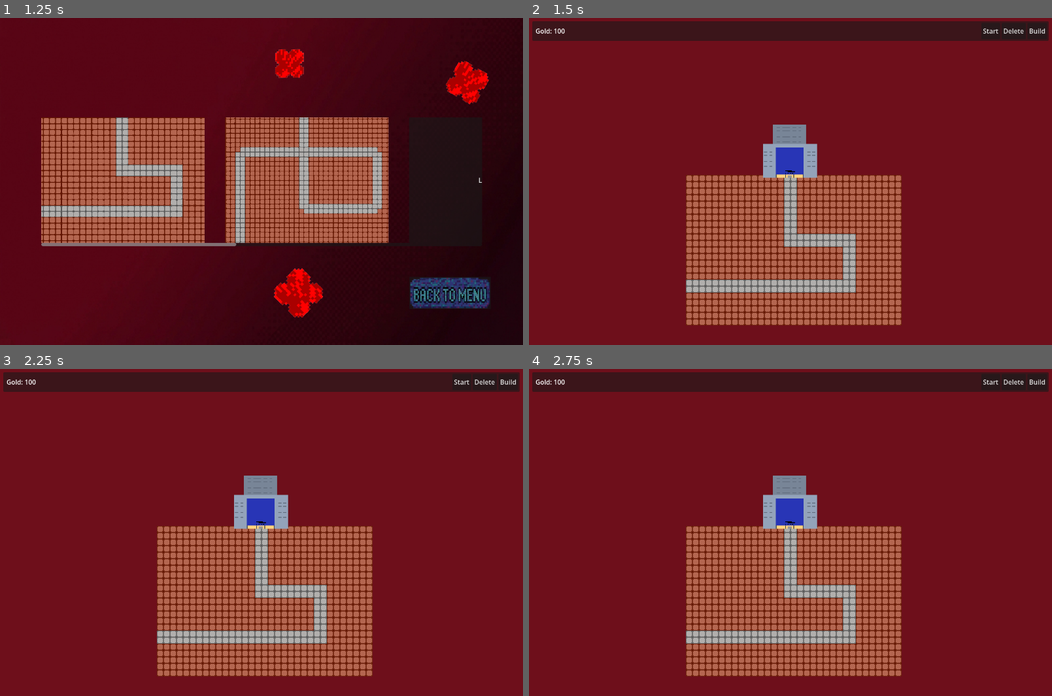
Above: before the commit, frames 1-4 (two rows, left to right).
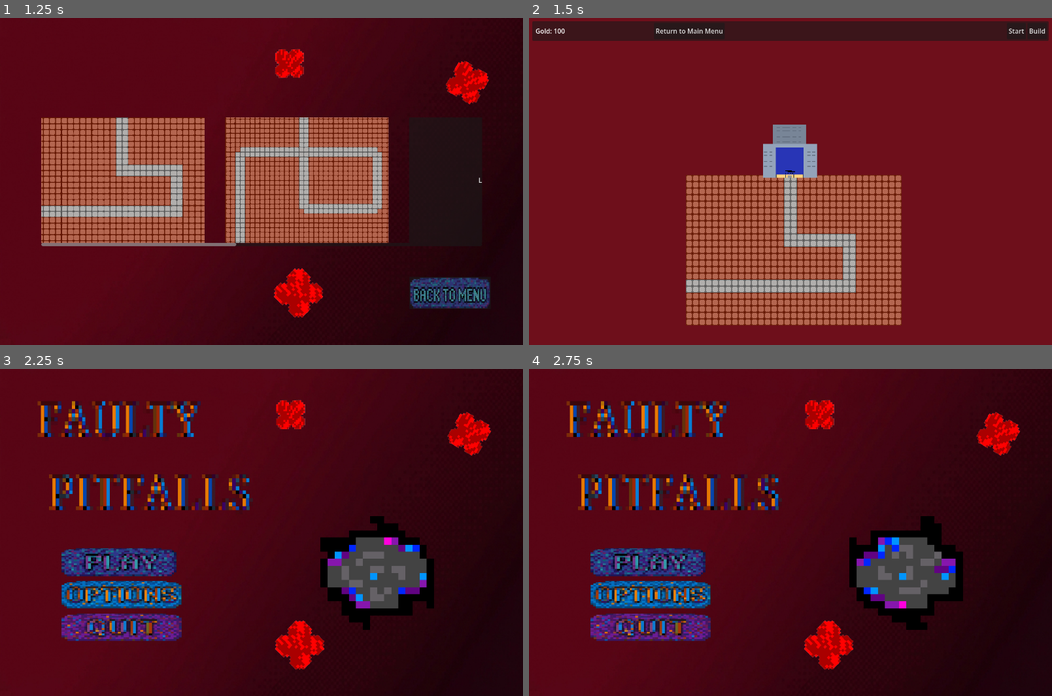
Above: after the commit, the same moments.

Repository: FrameXX/game-jam-02-2026
Game: Godot game, scene res://scenes/main_menu.tscn
Two runs of this game, one before a commit and one after it. Both use one fixed random seed, a clock stepped at 60 frames per second and the inputs below.
Inputs (mouse positions are in pixels of both pictures, inside the frame that each line leads up to):
- Up to frame 1 (1.25 s): click (125, 210) at 0.5 s
- Up to frame 2 (1.5 s): click "LEVEL 1" at 1.25 s
- Up to frame 3 (2.25 s): click (162, 382) at 2 s, where only the run after the commit has a clickable "Return to Main Menu"
- Up to frame 4 (2.75 s): no input

Frame 1 is identical in both runs. In frame 2, 0.2% of the frame differs, in the area x 24-95%, y 3-5%; in frame 3, 74%, in the area x 0-100%, y 0-100%; in frame 4, 74%.

Commit message:
return to main menu button

Diff:
--- a/scenes/hud.tscn
+++ b/scenes/hud.tscn
@@ -63,6 +63,7 @@
 anchor_left = 1.0
 anchor_right = 1.0
 anchor_bottom = 1.0
+offset_left = -966.0
 offset_top = 4.0
 offset_right = -4.0
 offset_bottom = -4.0
@@ -71,6 +72,7 @@
 
 [node name="HBoxContainer" type="HBoxContainer" parent="CanvasLayer/Control/Main/MarginContainer" unique_id=1368323747]
 layout_mode = 2
+size_flags_horizontal = 8
 theme_override_constants/separation = 4
 
 [node name="Start" type="Button" parent="CanvasLayer/Control/Main/MarginContainer/HBoxContainer" unique_id=1090471306]
@@ -78,16 +80,20 @@
 layout_mode = 2
 text = "Start"
 
-[node name="Delete" type="Button" parent="CanvasLayer/Control/Main/MarginContainer/HBoxContainer" unique_id=438276596]
-layout_mode = 2
-text = "Delete"
-
 [node name="Build" type="Button" parent="CanvasLayer/Control/Main/MarginContainer/HBoxContainer" unique_id=182683720]
 unique_name_in_owner = true
 layout_mode = 2
 text = "Build
 "
 script = SubResource("GDScript_5ysmq")
+
+[node name="HBoxContainer2" type="HBoxContainer" parent="CanvasLayer/Control/Main/MarginContainer" unique_id=1755121626]
+layout_mode = 2
+size_flags_horizontal = 0
+
+[node name="Return" type="Button" parent="CanvasLayer/Control/Main/MarginContainer/HBoxContainer2" unique_id=438276596]
+layout_mode = 2
+text = "Return to Main Menu"
 
 [node name="Building" type="Panel" parent="CanvasLayer/Control" unique_id=1495853149]
 layout_mode = 1
@@ -177,6 +183,7 @@
 
 [connection signal="pressed" from="CanvasLayer/Control/Main/MarginContainer/HBoxContainer/Start" to="CanvasLayer/Control/Main" method="_on_start_pressed"]
 [connection signal="pressed" from="CanvasLayer/Control/Main/MarginContainer/HBoxContainer/Build" to="CanvasLayer/Control/Building" method="_on_build_pressed"]
+[connection signal="pressed" from="CanvasLayer/Control/Main/MarginContainer/HBoxContainer2/Return" to="CanvasLayer/Control/Main" method="_on_return_pressed"]
 [connection signal="pressed" from="CanvasLayer/Control/Building/Button" to="CanvasLayer/Control/Main" method="_on_button_pressed_plus_10"]
 [connection signal="pressed" from="CanvasLayer/Control/Building/MarginContainer/HBoxContainer/Hole" to="CanvasLayer/Control/Building/MarginContainer/HBoxContainer/Hole" method="_on_pressed"]
 [connection signal="pressed" from="CanvasLayer/Control/Building/MarginContainer/HBoxContainer/PlasmaShell" to="CanvasLayer/Control/Building/MarginContainer/HBoxContainer/PlasmaShell" method="_on_pressed"]
--- a/scripts/main_hud_panel.gd
+++ b/scripts/main_hud_panel.gd
@@ -21,3 +21,7 @@
 
 func show_build_button():
 	$%Build.show()
+
+
+func _on_return_pressed() -> void:
+	get_tree().change_scene_to_file("res://scenes/main_menu.tscn")
Not shown: 1 places in scenes/hud.tscn that only renumber resources
